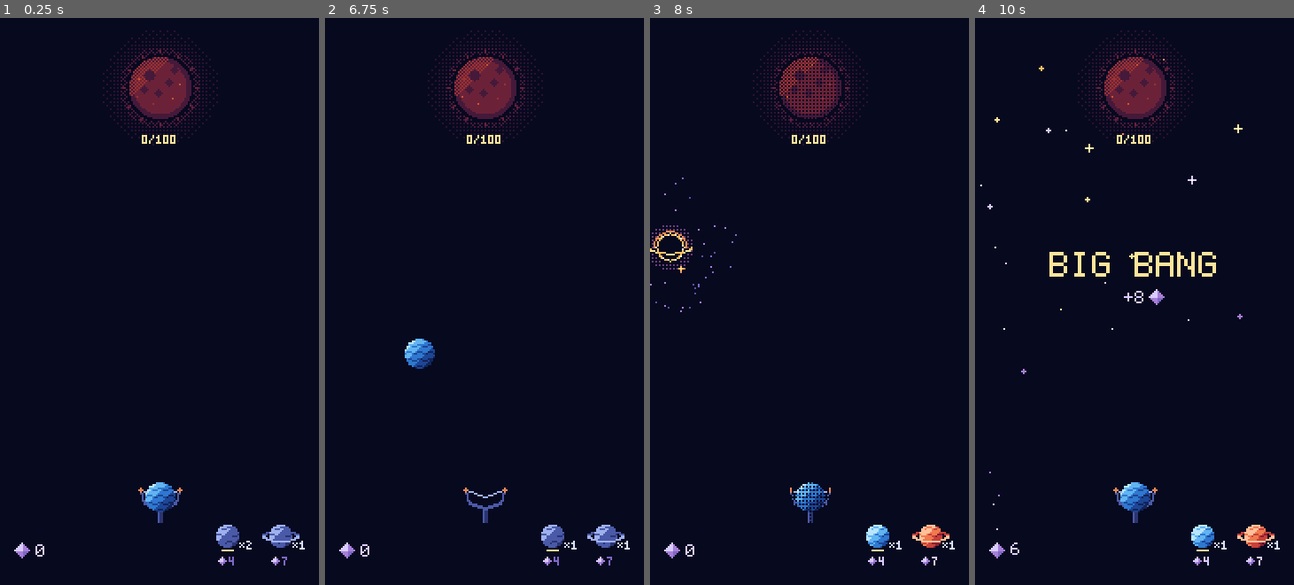
Above: before the commit, frames 1-4 (left to right).
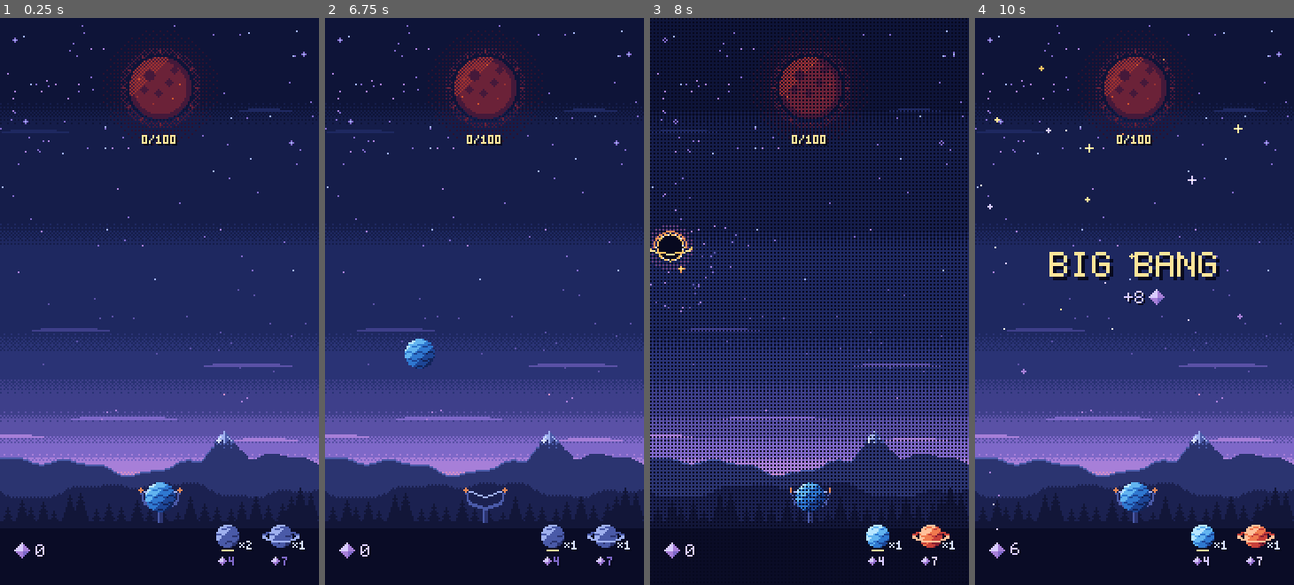
Above: after the commit, the same moments.

Repository: mrafael1/DustInSpace
Game: Godot game, scene res://game/scenes/main.tscn
Two runs of this game, one before a commit and one after it. Both use one fixed random seed, a clock stepped at 60 frames per second and the inputs below.
Inputs (mouse positions are in pixels of both pictures, inside the frame that each line leads up to):
- Up to frame 1 (0.25 s): no input
- Up to frame 2 (6.75 s): tap Enter at 0.5, 5 s; move the mouse to (554, 273) at 0.52 s; hold Shift 0.53-1.25 s; click (554, 273) at 0.67 s; tap Space at 1.25 s; drag from (420, 329) to (468, 414) at 1.27 s; move the mouse to (516, 176) at 2.02 s; tap Ctrl at 2.1 s; click (516, 176) at 2.17 s; drag from (468, 414) to (388, 216) at 2.77 s; move the mouse to (580, 386) at 3.52 s; tap B at 3.6 s; click (580, 386) at 3.67 s; drag from (388, 216) to (436, 159) at 4.27 s; move the mouse to (500, 301) at 5.02 s; tap Alt at 5.1 s; click (500, 301) at 5.17 s; drag from (436, 159) to (420, 329) at 5.77 s; move the mouse to (554, 273) at 6.52 s; tap L at 6.6 s; click (554, 273) at 6.67 s
- Up to frame 3 (8 s): drag from (745, 329) to (793, 414) at 7.27 s
- Up to frame 4 (10 s): move the mouse to (1166, 176) at 8.02 s; hold Shift 8.03-8.75 s; click (1166, 176) at 8.17 s; tap Space at 8.75 s; drag from (1118, 414) to (1038, 216) at 8.77 s; move the mouse to (1230, 386) at 9.52 s; tap Ctrl at 9.6 s; click (1230, 386) at 9.67 s

The runs differ from the first frame. In frame 1, 87% of the frame differs, in the area x 0-100%, y 0-90%; in frame 2, 87%; in frame 3, 64%; in frame 4, 85%.

Commit message:
feat: draw the background behind everything in the main scene
Co-Authored-By: Claude Opus 5.5 <noreply@anthropic.com>
Claude-Session: https://claude.ai/code/session_01ASnDPR9SCSabzXswq9efCT

Diff:
--- a/game/scenes/main.tscn
+++ b/game/scenes/main.tscn
@@ -11,9 +11,14 @@
 [ext_resource type="Script" path="res://game/fx/collect_particles.gd" id="9_collect"]
 [ext_resource type="PackedScene" path="res://game/fx/big_bang.tscn" id="10_big_bang"]
 [ext_resource type="PackedScene" path="res://game/ui/end_screen.tscn" id="11_end"]
+[ext_resource type="Texture2D" path="res://assets/art/background.png" id="12_background"]
 
 [node name="Main" type="Node2D"]
 script = ExtResource("1_main")
+
+[node name="Background" type="Sprite2D" parent="."]
+texture = ExtResource("12_background")
+centered = false
 
 [node name="Sun" parent="." instance=ExtResource("7_sun")]
 
--- /dev/null
+++ b/tests/test_background.gd
@@ -0,0 +1,51 @@
+extends GutTest
+## The night background (assets/art/background.png, tools/art/build_background.py).
+
+const MainScene := preload("res://game/scenes/main.tscn")
+const BACKGROUND := "res://assets/art/background.png"
+const PALETTE_PATH := "res://assets/palettes/stellar_sun.gpl"
+## Only the sky (N) and land (M) ramps: no warm, Sun, dust or pack colours in the scenery.
+const RAMP_NAMES: Array[String] = ["N", "M"]
+
+
+func test_the_background_fills_the_screen_behind_everything() -> void:
+	var main: Main = MainScene.instantiate()
+	main.seed_override = 7
+	add_child_autofree(main)
+	var background: Sprite2D = main.get_node("Background")
+	assert_eq(background.get_index(), 0, "drawn first: behind the Sun's glow, the stars and the HUD")
+	assert_false(background.centered)
+	assert_eq(background.position, Vector2.ZERO)
+	assert_eq(background.texture.get_size(), Vector2(180, 320), "the whole native canvas")
+
+
+func test_the_background_is_opaque_sky_and_land_colours_only() -> void:
+	var image: Image = (load(BACKGROUND) as Texture2D).get_image()
+	var allowed: Dictionary[String, String] = _cool_colours()
+	var off: Dictionary[String, bool] = {}
+	for y: int in image.get_height():
+		for x: int in image.get_width():
+			var c: Color = image.get_pixel(x, y)
+			if c.a < 1.0 or not allowed.has(c.to_html(false)):
+				off[c.to_html()] = true
+	assert_eq(off.keys(), [], "every pixel opaque and on the N or M ramp")
+
+
+func test_the_forest_ground_under_the_hud_is_dark() -> void:
+	var image: Image = (load(BACKGROUND) as Texture2D).get_image()
+	var off: int = 0
+	for y: int in range(288, 320):
+		for x: int in 180:
+			if image.get_pixel(x, y).to_html(false) != "0a0c26":
+				off += 1
+	assert_eq(off, 0, "flat M0 from y 288 down: the HUD reads on it")
+
+
+## The sky and land ramps from the .gpl, by hex.
+func _cool_colours() -> Dictionary[String, String]:
+	var colours: Dictionary[String, String] = {}
+	for line: String in FileAccess.get_file_as_string(PALETTE_PATH).split("\n"):
+		var fields: PackedStringArray = line.strip_edges().replace("\t", " ").split(" ", false)
+		if fields.size() >= 4 and fields[0].is_valid_int() and fields[3].left(1) in RAMP_NAMES:
+			colours[Color8(fields[0].to_int(), fields[1].to_int(), fields[2].to_int()).to_html(false)] = fields[3]
+	return colours
Not shown: 1 places in game/scenes/main.tscn that only renumber resources
